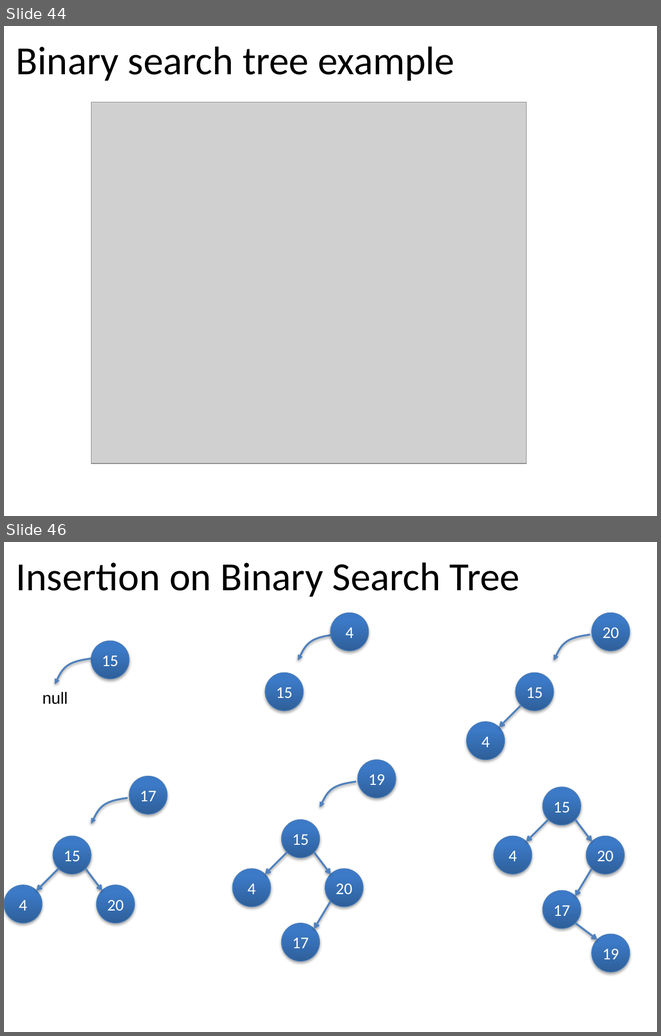
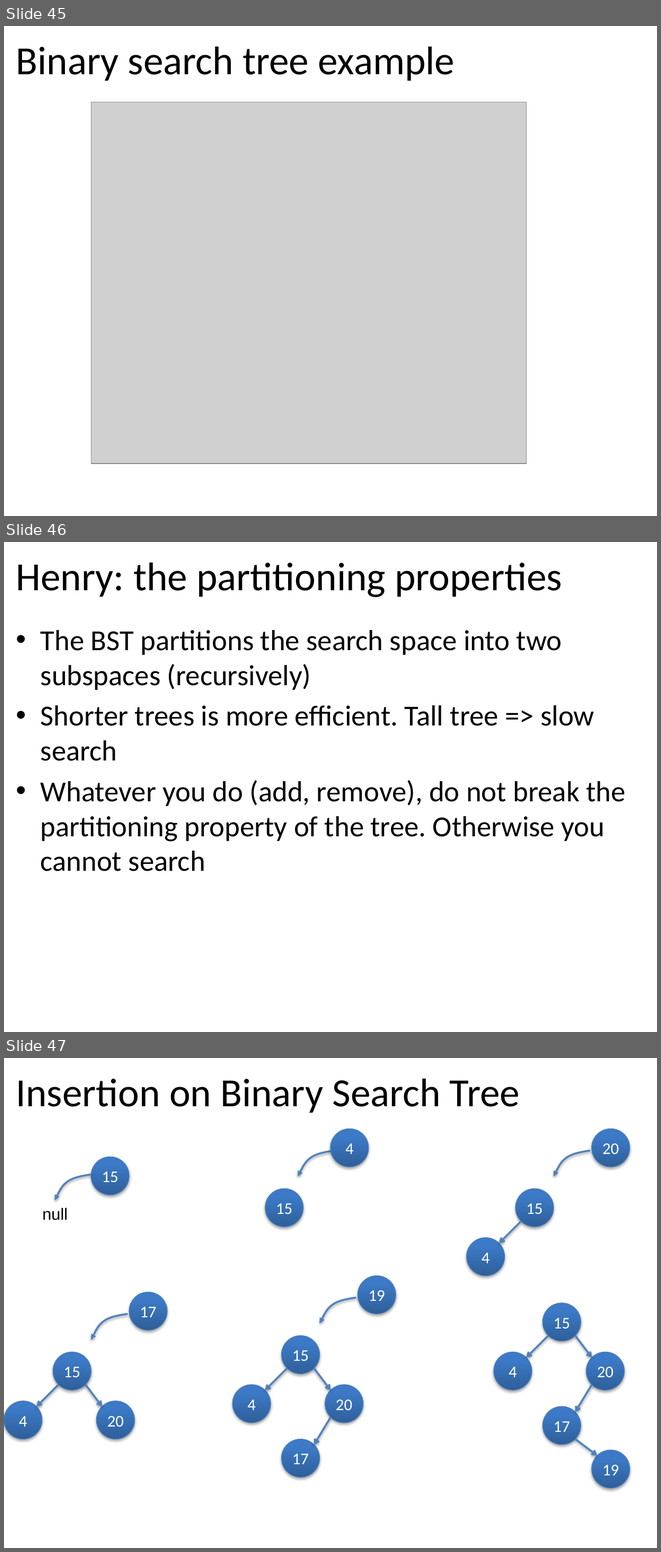
Before and after one commit to tutrunghieu/dsa-2017-java-tutorial, a slide deck: dsa2017-java-online/handouts/data-day05/Lecture 06 - Chapter 06 - Binary Trees - Day 1.pptx. Shown one above the other, each under a label of ours: slides 44 and 46 before the commit, slides 45, 46 and 47 after it; the slides between them are not shown. The pictures are 661x1036 and 661x1552 pixels, drawn with LibreOffice and Linux fonts; fonts in the diff are those of the drawing; grey boxes stand for pictures. Boxes give left, top, right and bottom in pixels: in the first picture for what was removed or moved away, otherwise in the second. Text is boxed around its words. In the diff, an @@ line names an element or a change of style, - is before the commit and + after.

```diff
--- a/dsa2017-java-online/handouts/data-day05/Lecture 06 - Chapter 06 - Binary Trees - Day 1.pptx
+++ b/dsa2017-java-online/handouts/data-day05/Lecture 06 - Chapter 06 - Binary Trees - Day 1.pptx
@@ slide 46 added at (4,542,657,1032), background #FFFFFF @@
@@ title added at (16,562,562,597), 44 pt, text #000000 @@
+Henry: the partitioning properties
@@ text added at (41,630,625,871), 32 pt, text #000000 @@
+• The BST partitions the search space into two subspaces (recursively)
+• Shorter trees is more efficient. Tall tree => slow search
+• Whatever you do (add, remove), do not break the partitioning property of the tree. Otherwise you cannot search
@@ what was slide 44 is now slide 45 @@
@@ what was slide 46 is now slide 47 @@
```
Also in this commit, not shown: 7 slides changed, 3 other slides added, 4 slides removed, 6 other files.
